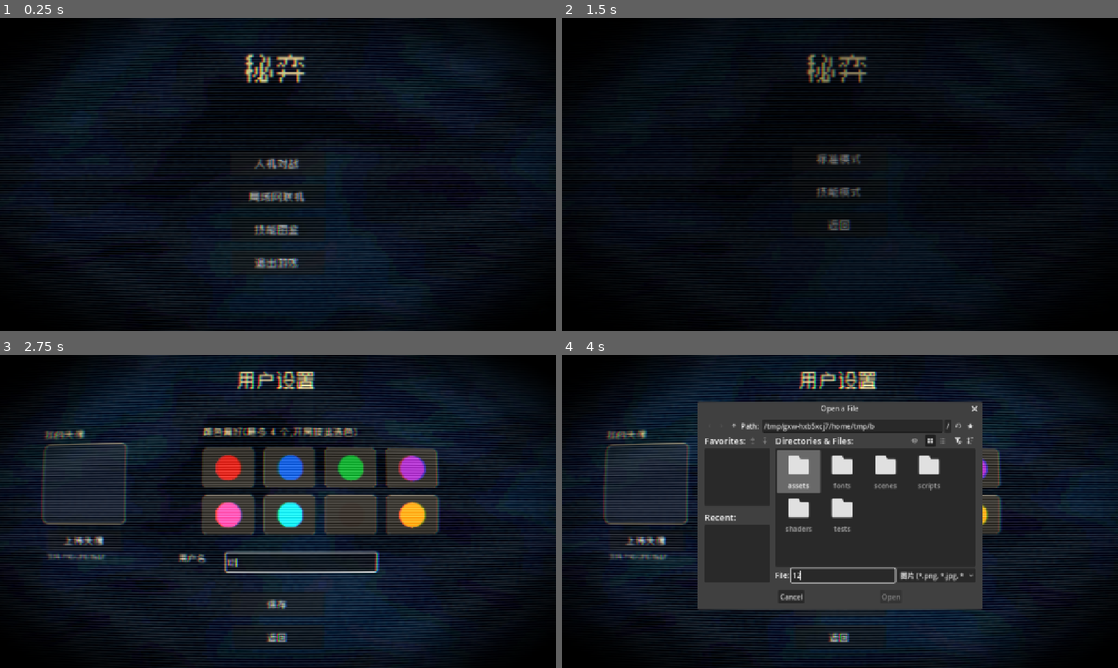
Above: before the commit, frames 1-4 (two rows, left to right).
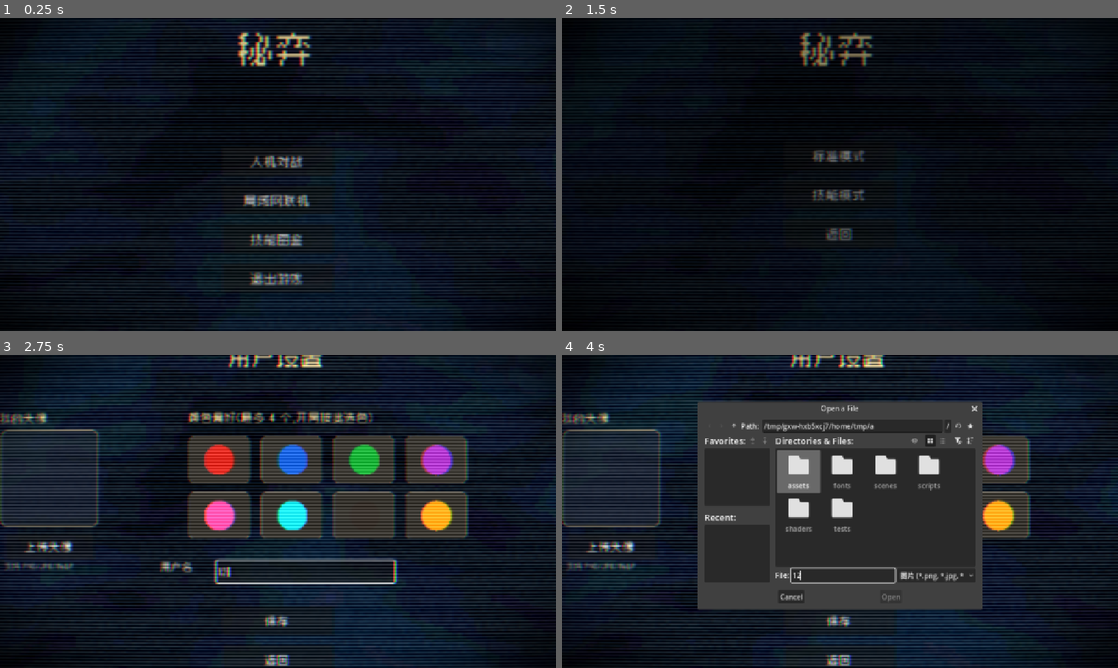
Above: after the commit, the same moments.

Repository: Lurongshika/ChessGame
Game: Godot game, scene res://scenes/main.tscn
The game is run twice, just before and just after one commit, with the same random seed, the same clock (stepped at 60 frames per second) and the same inputs.
Inputs (mouse positions are in pixels of both pictures, inside the frame that each line leads up to):
- Up to frame 1 (0.25 s): no input
- Up to frame 2 (1.5 s): click "人机对战" at 0.5 s; click (1101, 312) at 1.27 s
- Up to frame 3 (2.75 s): click (300, 558) at 2.02 s; type "12" at 2.1 s
- Up to frame 4 (4 s): click "上传头像" at 2.75 s; click (845, 574) at 3.52 s; type "12" at 3.6 s

The runs differ from the first frame. In frame 1, 30% of the frame differs, in the area x 0-100%, y 0-100%; in frame 2, 5.8%; in frame 3, 49%; in frame 4, 29%.

Commit message:
CRT弯曲压缩减小曲率+边缘回退不裁切

Diff:
--- a/shaders/crt.gdshader
+++ b/shaders/crt.gdshader
@@ -5,7 +5,7 @@
 uniform sampler2D screen_texture : hint_screen_texture, filter_linear;
 
 uniform float scan_intensity : hint_range(0.0, 0.3) = 0.08;
-uniform float curve_val : hint_range(1.0, 10.0) = 4.0;
+uniform float curve_val : hint_range(1.0, 20.0) = 10.0;
 uniform float aberration : hint_range(0.0, 0.01) = 0.0012;
 uniform float blur_size : hint_range(0.0, 0.01) = 0.0015;
 uniform float brightness : hint_range(0.8, 1.6) = 1.15;
@@ -15,7 +15,7 @@
 	uv = (uv - 0.5) * 2.0;
 	vec2 offset = abs(uv.yx) / vec2(max(curve_val, 1.0), max(curve_val, 1.0));
 	uv = uv + uv * offset * offset;
-	uv = uv * 0.92;
+	uv = uv * 0.78;  // 整体向内压缩,避免边缘超出屏幕
 	uv = (uv / 2.0) + 0.5;
 	return uv;
 }
@@ -59,9 +59,9 @@
 	vec2 uv = UV;
 	vec2 crt_uv = curve(uv);
 
-	// 弯曲后超出屏幕:黑色
+	// 弯曲后超出屏幕:回退到原始 UV(边缘不裁切,仅中部弯曲)
 	if (crt_uv.x < 0.0 || crt_uv.x > 1.0 || crt_uv.y < 0.0 || crt_uv.y > 1.0) {
-		COLOR = vec4(0.0, 0.0, 0.0, 1.0);
+		COLOR = vec4(crt_color(uv), 1.0);
 	} else {
 		COLOR = vec4(crt_color(crt_uv), 1.0);
 	}
